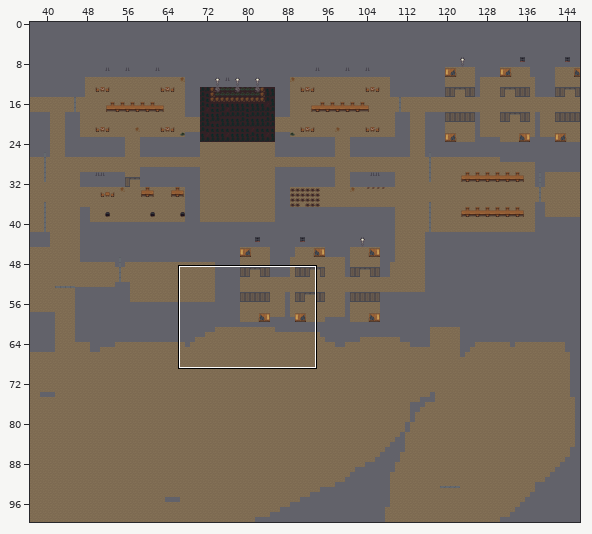
Tiled map (JSON): src/maps/mapa.json. Above, an overview of the earlier version with the close-up marked.
Close-up. Old version:
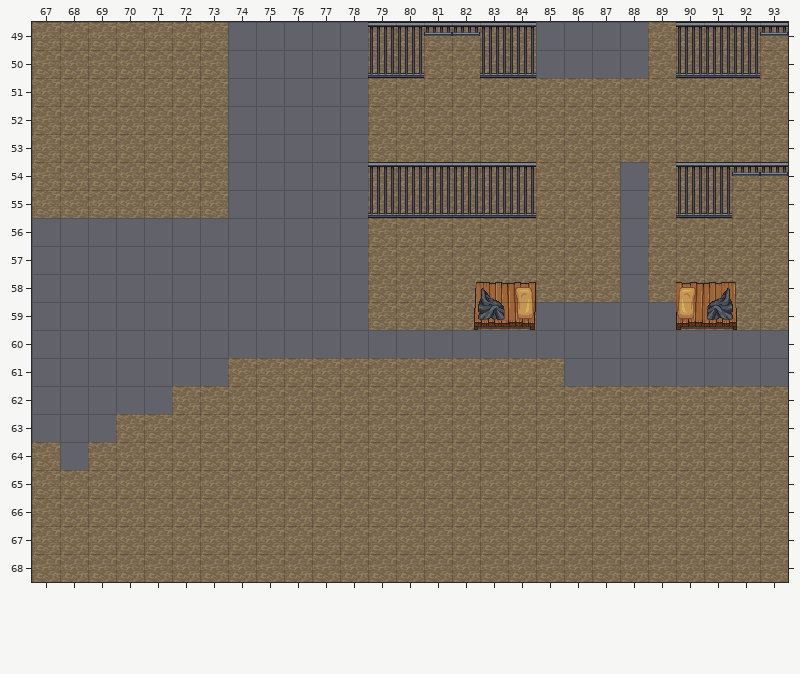
Cells are 32x32 px. Shown: x 67..93, y 49..68. The commit also changed other parts of the map, which this record leaves out.
New version:
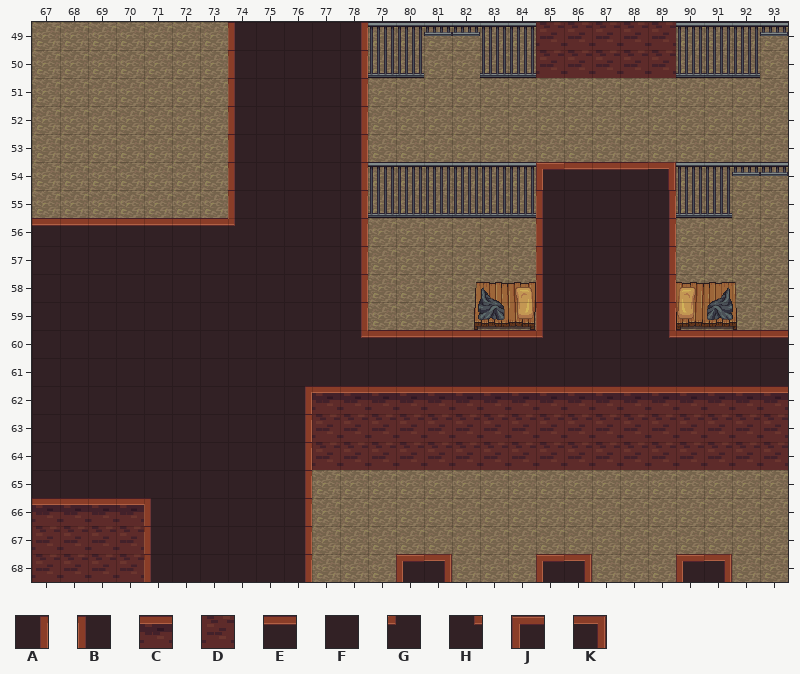
Key: from "tileset": A 100, B 101, C 102, D 103, E 104, F 107; from "tileset_añadidos": G 105, H 106, J 108 turned 180, K 108 turned 270.
_ is an empty cell.
Tiles of an added or newly shown layer are drawn over the layers below it.
Change:
{"where": "layer \"Paredes\" (now shown)"}
{"y":49,"x":74,"old":"_____","new":"BFFFA"}
{"y":49,"x":85,"old":"_____","new":"DDDDD"}
{"y":50,"x":74,"old":"_____","new":"BFFFA"}
{"y":50,"x":85,"old":"_____","new":"DDDDD"}
{"y":51,"x":74,"old":"_____","new":"BFFFA"}
{"y":52,"x":74,"old":"_____","new":"BFFFA"}
{"y":53,"x":74,"old":"_____","new":"BFFFA"}
{"y":54,"x":74,"old":"_____","new":"BFFFA"}
{"y":54,"x":85,"old":"_____","new":"JEEEK"}
{"y":55,"x":74,"old":"_____","new":"BFFFA"}
{"y":55,"x":85,"old":"_____","new":"BFFFA"}
{"y":56,"x":67,"old":"____________","new":"EEEEEEEGFFFA"}
{"y":56,"x":85,"old":"_____","new":"BFFFA"}
{"y":57,"x":67,"old":"____________","new":"FFFFFFFFFFFA"}
{"y":57,"x":85,"old":"_____","new":"BFFFA"}
{"y":58,"x":67,"old":"____________","new":"FFFFFFFFFFFA"}
{"y":58,"x":85,"old":"_____","new":"BFFFA"}
{"y":59,"x":67,"old":"____________","new":"FFFFFFFFFFFA"}
{"y":59,"x":85,"old":"_____","new":"BFFFA"}
{"y":60,"x":67,"old":"___________________________","new":"FFFFFFFFFFFHEEEEEEGFFFHEEEE"}
{"y":61,"x":67,"old":"___________________________","new":"FFFFFFFFFFFFFFFFFFFFFFFFFFF"}
{"y":62,"x":67,"old":"___________________________","new":"FFFFFFFFFACCCCCCCCCCCCCCCCC"}
{"y":63,"x":67,"old":"___________________________","new":"FFFFFFFFFADDDDDDDDDDDDDDDDD"}
{"y":64,"x":67,"old":"___________________________","new":"FFFFFFFFFADDDDDDDDDDDDDDDDD"}
{"y":65,"x":67,"old":"__________","new":"FFFFFFFFFA"}
{"y":66,"x":67,"old":"__________","new":"CCCCBFFFFA"}
{"y":67,"x":67,"old":"__________","new":"DDDDBFFFFA"}
{"y":68,"x":67,"old":"__________","new":"DDDDBFFFFA"}
{"y":68,"x":80,"old":"__","new":"JK"}
{"y":68,"x":85,"old":"__","new":"JK"}
{"y":68,"x":90,"old":"__","new":"JK"}
{"label":"added","picture_box":[32,22,788,582]}
